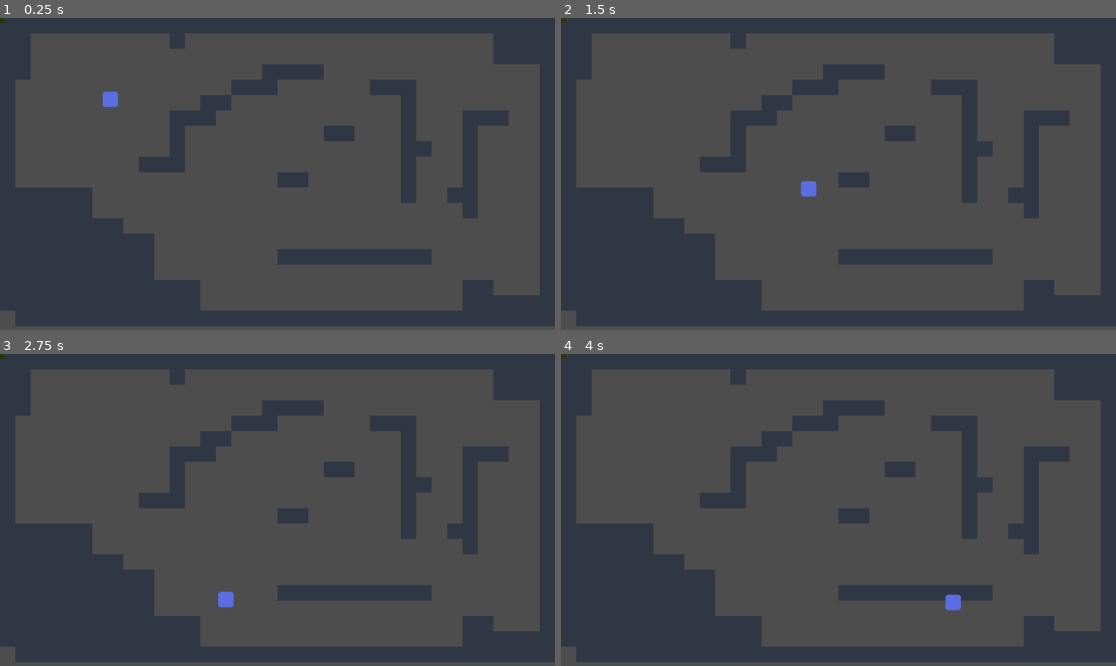
Above: before the commit, frames 1-4 (two rows, left to right).
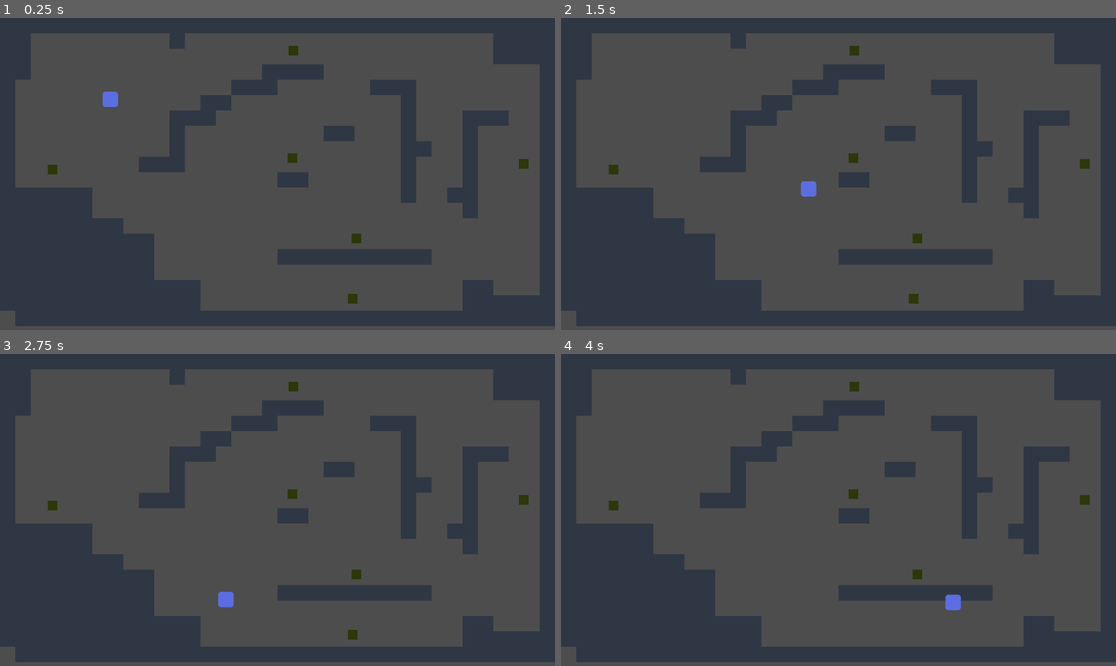
Above: after the commit, the same moments.

Repository: QatariGameDev/project_square
Game: Godot game, scene res://scenes/qgd_playground.tscn
The game is run twice, just before and just after one commit, with the same random seed, the same clock (stepped at 60 frames per second) and the same inputs. The project has no main scene, so this scene is started directly.
Inputs:
- Up to frame 1 (0.25 s): no input
- Up to frame 2 (1.5 s): hold D (right) from 0.53 s (still down); tap Space (jump) at 0.77 s
- Up to frame 3 (2.75 s): tap Space (jump) at 1.52 s; release D (right) at 2.03 s; hold A (left) from 2.03 s (still down)
- Up to frame 4 (4 s): release A (left) at 2.78 s; hold D (right) from 2.78 s (still down); tap Space (jump) at 3.02, 3.77 s

The runs differ from the first frame. In frame 1, 0.3% of the frame differs, in the area x 0-96%, y 0-92%; in frame 2, 0.3%; in frame 3, 0.3%; in frame 4, 0.3%.

Commit message:
Level Manager - can broadcast player victory.

Diff:
--- a/project.godot
+++ b/project.godot
@@ -43,6 +43,7 @@
 
 2d_physics/layer_1="tiles"
 2d_physics/layer_2="player"
+2d_physics/layer_3="pickup"
 
 [rendering]
 
--- a/scenes/placeholder_pickup.tscn
+++ b/scenes/placeholder_pickup.tscn
@@ -6,6 +6,8 @@
 [sub_resource type="RectangleShape2D" id="RectangleShape2D_iiglu"]
 
 [node name="Pickup" type="Area2D"]
+collision_layer = 4
+collision_mask = 2
 script = ExtResource("1_31af1")
 
 [node name="CollisionShape2D" type="CollisionShape2D" parent="."]
@@ -16,3 +18,5 @@
 position = Vector2(-2.38419e-07, -2.38419e-07)
 scale = Vector2(0.625, 0.625)
 texture = ExtResource("2_qf0gd")
+
+[connection signal="body_entered" from="." to="." method="_on_body_entered"]
--- a/scenes/player/player.gd
+++ b/scenes/player/player.gd
@@ -6,7 +6,7 @@
 var gravity = ProjectSettings.get_setting("physics/2d/default_gravity")
 
 func _ready():
-	#Check GroupNames in Autoload
+	#hint Autoload (GroupNames)
 	add_to_group(GroupNames.PlayerGroup)
 
 func _physics_process(delta):
--- a/scenes/qgd_playground.tscn
+++ b/scenes/qgd_playground.tscn
@@ -29,6 +29,7 @@
 
 [node name="Qgd_Playground" type="Node2D"]
 script = ExtResource("1_nujle")
+next_level_path = "res://scenes/playground/erie_playground.tscn"
 
 [node name="TileMap" type="TileMap" parent="."]
 tile_set = SubResource("TileSet_cbmt3")
@@ -41,4 +42,20 @@
 
 [node name="Collections" type="Node2D" parent="."]
 
-[node name="Area2D" parent="Collections" instance=ExtResource("4_jcajj")]
+[node name="Pickup" parent="Collections" instance=ExtResource("4_jcajj")]
+position = Vector2(109, 315)
+
+[node name="Pickup2" parent="Collections" instance=ExtResource("4_jcajj")]
+position = Vector2(740, 458)
+
+[node name="Pickup3" parent="Collections" instance=ExtResource("4_jcajj")]
+position = Vector2(1087, 303)
+
+[node name="Pickup4" parent="Collections" instance=ExtResource("4_jcajj")]
+position = Vector2(609, 68)
+
+[node name="Pickup5" parent="Collections" instance=ExtResource("4_jcajj")]
+position = Vector2(607, 291)
+
+[node name="Pickup6" parent="Collections" instance=ExtResource("4_jcajj")]
+position = Vector2(732, 583)
--- a/scripts/level_manager.gd
+++ b/scripts/level_manager.gd
@@ -4,13 +4,25 @@
 @export var next_level_path = "res://scenes/hello_world.tscn"
 @onready var loaded_packed_scene = load(next_level_path)
 
+var total_pickup
+
 func _ready():
-	get_total_pickups()
+	total_pickup = get_total_pickups()
 
 func get_total_pickups():
 	var pickup_nodes = get_tree().get_nodes_in_group(GroupNames.PickupGroup)
 	var _total = pickup_nodes.size()
 	print(_total)
+	return _total
+
+func check_if_win():
+	await get_tree().create_timer(1.0).timeout
+	total_pickup = get_total_pickups()
+	print("Total Pickup " + str(total_pickup))
+	if total_pickup < 1:
+		print("player win")
+		switch_to_next_level()
+
 
 
 func switch_to_next_level():
--- a/scripts/placeholder_pickup.gd
+++ b/scripts/placeholder_pickup.gd
@@ -1,13 +1,15 @@
 extends Area2D
 
 
-# Called when the node enters the scene tree for the first time.
 func _ready():
-    # Add this node to a group defined in Autoload (GroupNames)
+    #hint Autoload (GroupNames)
     add_to_group(GroupNames.PickupGroup)
-    # Connect the 'collected' signal to the 'check_if_win' method of the current scene's script
     var scene = get_tree().current_scene
     if scene.has_method("check_if_win"):
-        connect("collected", Callable(scene, "check_if_win"))
-    else:
-        push_error("The current scene does not have a method named 'check_if_win'.")
+        connect("body_entered", Callable(scene, "check_if_win"))
+
+
+func _on_body_entered(body):
+    if body.is_in_group(GroupNames.PlayerGroup):
+        emit_signal("body_entered")
+        call_deferred("queue_free")
